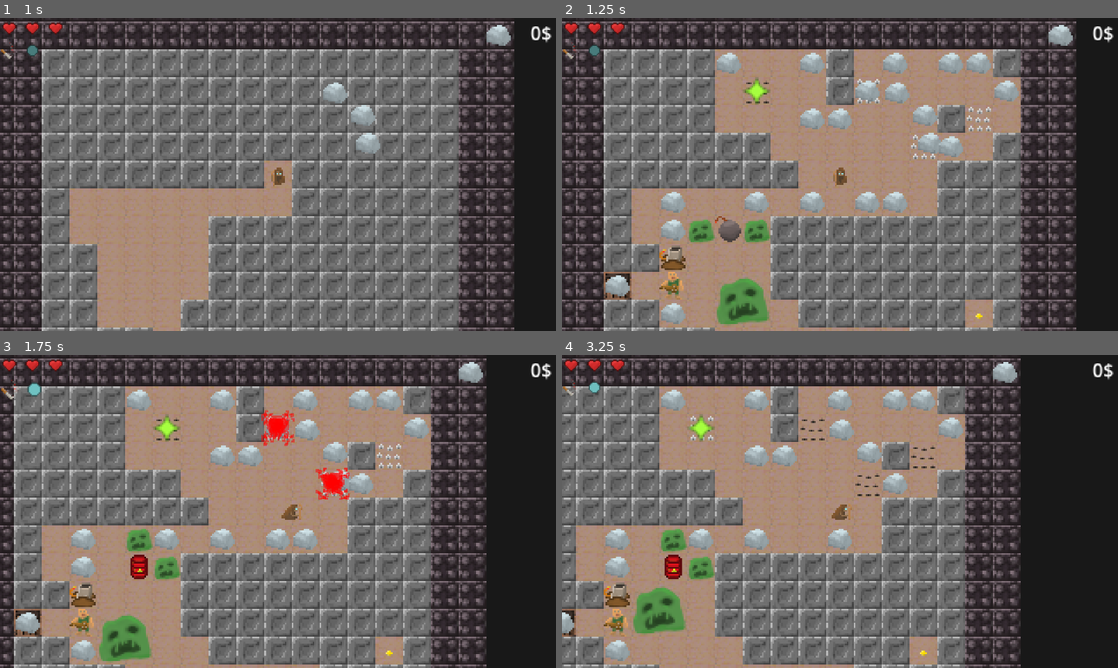
Above: before the commit, frames 1-4 (two rows, left to right).
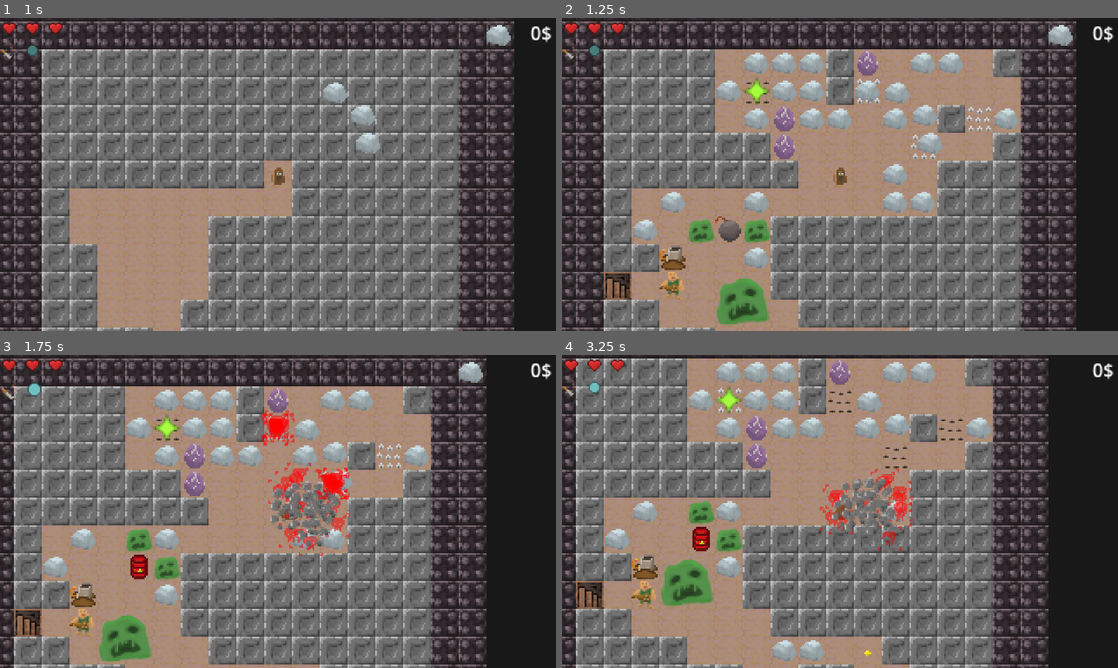
Above: after the commit, the same moments.

Repository: beppep/newDanceMage
Game: Godot game, scene res://scenes/character_select.tscn
Two runs of this game, one before a commit and one after it. Both use one fixed random seed, a clock stepped at 60 frames per second and the inputs below.
Inputs (mouse positions are in pixels of both pictures, inside the frame that each line leads up to):
- Up to frame 1 (1 s): click "START" at 0.5 s
- Up to frame 2 (1.25 s): no input
- Up to frame 3 (1.75 s): move the mouse to (400, 495) at 1.27 s; hold Right (move_right) from 1.28 s (still down); tap Space (move_nowhere) at 1.35 s; click (400, 495) at 1.42 s
- Up to frame 4 (3.25 s): move the mouse to (728, 527) at 2.02 s; release Right (move_right) at 2.03 s; hold S (move_down) 2.03-2.78 s; tap Space (move_nowhere) at 2.1, 2.85 s; move the mouse to (895, 442) at 2.77 s; hold Right (move_right) from 2.78 s (still down)

Frame 1 is identical in both runs. In frame 2, 6.2% of the frame differs, in the area x 7-83%, y 10-99%; in frame 3, 7.8%; in frame 4, 44%, in the area x 0-88%, y 0-100%.

Commit message:
fix excruciating bug awaiting freed script

Diff:
--- a/assets/resources/spells/heal_spell.tres
+++ b/assets/resources/spells/heal_spell.tres
@@ -10,6 +10,7 @@
 name = "Health"
 image = ExtResource("1_hug3k")
 description = "Heal to full and gain a heart."
+dance_length = 3
 spell_script = ExtResource("3_yf3ha")
 temporary = true
 metadata/_custom_type_script = "uid://bol1wrrtmnshn"
--- a/scenes/tutorial_level.tscn
+++ b/scenes/tutorial_level.tscn
@@ -101,7 +101,6 @@
 
 [node name="Player" parent="Units" instance=ExtResource("12_qvjt5")]
 position = Vector2(8, 7)
-fatness = Vector2i(1, 1)
 
 [node name="Camera2D" type="Camera2D" parent="Units/Player"]
 zoom = Vector2(6, 6)
--- a/scripts/main_scene.gd
+++ b/scripts/main_scene.gd
@@ -68,7 +68,9 @@
 func deal_damage_at(location: Vector2i, damage: int = 1, except: Unit = null):
 	var unit = units.get_unit_at(location)
 	if unit and is_instance_valid(unit) and not unit.is_queued_for_deletion() and not unit==except:
+		print("awaiting take dmgs")
 		await unit.take_damage(damage)
+	print("complted deal dmg at")
 
 func get_closest_wall(from: Vector2i, direction: Vector2i, max_range: int = 20):
 	for i in range(1, max_range + 1):
--- a/scripts/map_generation.gd
+++ b/scripts/map_generation.gd
@@ -253,31 +253,6 @@
 	_paint_area(wall_tilemap, visited[0]+Vector2i(-1,0), visited[0]+Vector2i(1,1), -1)
 	_create_unit_at(visited[0], trader_scene) # after putting air
 
-	# ROCKS
-	for i in range(2*MAPSIZE_X**2):
-		random_pos = Vector2i(randi_range(-MAPSIZE_X, MAPSIZE_X), randi_range(-MAPSIZE_Y, MAPSIZE_Y))
-		if (random_pos-PLAYER_SPAWN).length() > 1:
-			_create_unit_at(random_pos, rock_scene)
-
-	# EGGS
-	if MAPSIZE_X>6:
-		random_pos = Vector2i(randi_range(-MAPSIZE_X, MAPSIZE_X), randi_range(-MAPSIZE_Y, MAPSIZE_Y))
-		for i in range(10):
-			random_pos = Vector2i(clamp(random_pos.x + randi_range(-2, 2), -MAPSIZE_X, MAPSIZE_X), clamp(random_pos.y + randi_range(-2, 2), -MAPSIZE_Y, MAPSIZE_Y))
-			if random_pos.length() > 3:
-				_create_unit_at(random_pos, egg_scene)
-
-	# COIN/DIAMOND # nah we random walking now
-	#random_pos = _find_wall(MAPSIZE_X, MAPSIZE_X)
-	#floor_tilemap.set_cell(random_pos, tile_ids["COIN"], Vector2i(0, 0))
-	#wall_tilemap.set_cell(random_pos, -1, Vector2i(0, 0))
-	#for i in range(10):
-	#	var offset = Vector2i(randi_range(-2,2), randi_range(-2,2))
-	#	if not wall_tilemap.get_cell_source_id(random_pos + offset)==tile_ids["OBSIDIAN"]:
-	#		wall_tilemap.set_cell(random_pos+offset, -1, Vector2i(0, 0))
-	#		if randf()<0.5:
-	#			ground_tilemap.set_cell(random_pos+offset, [tile_ids["SPIKES"], tile_ids["NOSPIKES"]].pick_random(), Vector2i(0, 0))
-
 	# RANDOM WALK: DIAMOND -> AIR
 	randomwalk_loc = _find_wall(MAPSIZE_X, MAPSIZE_Y)
 	visited = []
@@ -291,8 +266,34 @@
 		if randf()<0.1: # spike ground
 			ground_tilemap.set_cell(loc, [tile_ids["SPIKES"], tile_ids["NOSPIKES"]].pick_random(), Vector2i(0, 0))
 		wall_tilemap.set_cell(loc, -1, Vector2i(0, 0))
-	floor_tilemap.set_cell(random_pos, tile_ids["COIN"], Vector2i(0, 0))
-	wall_tilemap.set_cell(random_pos, -1, Vector2i(0, 0))
+	floor_tilemap.set_cell(visited[0], tile_ids["COIN"], Vector2i(0, 0))
+	wall_tilemap.set_cell(visited[0], -1, Vector2i(0, 0))
+
+	# ROCKS
+	for i in range(2*MAPSIZE_X**2):
+		random_pos = Vector2i(randi_range(-MAPSIZE_X, MAPSIZE_X), randi_range(-MAPSIZE_Y, MAPSIZE_Y))
+		if (random_pos-PLAYER_SPAWN).length() > 1:
+			_create_unit_at(random_pos, rock_scene)
+
+	# EGGS
+	if MAPSIZE_X>6:
+		random_pos = Vector2i(randi_range(-MAPSIZE_X, MAPSIZE_X), randi_range(-MAPSIZE_Y, MAPSIZE_Y))
+		for i in range(10):
+			random_pos = Vector2i(clamp(random_pos.x + randi_range(-2, 2), -MAPSIZE_X, MAPSIZE_X), clamp(random_pos.y + randi_range(-2, 2), -MAPSIZE_Y, MAPSIZE_Y))
+			if random_pos.length() > 3:
+				_create_unit_at(random_pos, egg_scene)
+
+	# COIN/DIAMOND # nah we random walking now
+	#random_pos = _find_wall(MAPSIZE_X, MAPSIZE_X)
+	#floor_tilemap.set_cell(random_pos, tile_ids["COIN"], Vector2i(0, 0))
+	#wall_tilemap.set_cell(random_pos, -1, Vector2i(0, 0))
+	#for i in range(10):
+	#	var offset = Vector2i(randi_range(-2,2), randi_range(-2,2))
+	#	if not wall_tilemap.get_cell_source_id(random_pos + offset)==tile_ids["OBSIDIAN"]:
+	#		wall_tilemap.set_cell(random_pos+offset, -1, Vector2i(0, 0))
+	#		if randf()<0.5:
+	#			ground_tilemap.set_cell(random_pos+offset, [tile_ids["SPIKES"], tile_ids["NOSPIKES"]].pick_random(), Vector2i(0, 0))
+
 
 	world.all_spike_locations = []
 	for x in range(-MAPSIZE_X, MAPSIZE_X+1):
--- a/scripts/player.gd
+++ b/scripts/player.gd
@@ -10,18 +10,18 @@
 	"res://assets/resources/spells/dash_spell.tres",
 	"res://assets/resources/spells/everything_spell.tres",
 	"res://assets/resources/spells/explode_spell.tres",
-	"res://assets/resources/spells/extra_turn_spell.tres",
-	"res://assets/resources/spells/fireball_spell.tres",
-	"res://assets/resources/spells/freeze_spell.tres",
-	"res://assets/resources/spells/heal_spell.tres",
-	"res://assets/resources/spells/hook_spell.tres",
-	"res://assets/resources/spells/lightning_storm_spell.tres",
-	"res://assets/resources/spells/magnet_spell.tres",
-	"res://assets/resources/spells/random_spell.tres",
-	"res://assets/resources/spells/rock_spell.tres",
-	"res://assets/resources/spells/shield_spell.tres",
-	"res://assets/resources/spells/teleport_spell.tres",
-	"res://assets/resources/spells/wind_spell.tres",
+	#"res://assets/resources/spells/extra_turn_spell.tres",
+	#"res://assets/resources/spells/fireball_spell.tres",
+	#"res://assets/resources/spells/freeze_spell.tres",
+	#"res://assets/resources/spells/heal_spell.tres",
+	#"res://assets/resources/spells/hook_spell.tres",
+	#"res://assets/resources/spells/lightning_storm_spell.tres",
+	#"res://assets/resources/spells/magnet_spell.tres",
+	#"res://assets/resources/spells/random_spell.tres",
+	#"res://assets/resources/spells/rock_spell.tres",
+	#"res://assets/resources/spells/shield_spell.tres",
+	#"res://assets/resources/spells/teleport_spell.tres",
+	#"res://assets/resources/spells/wind_spell.tres",
 ]
 
 @onready var ui_node : MainUI = world.get_node("MainUI")
@@ -119,13 +119,16 @@
 			await get_tree().process_frame # we need to have this line for the tween to work i have no clue
 			# like if you edit a tween on an object thats not ready yet nothing happens
 			ui_node.flash_icon(ui_node.spell_container.get_children()[current_spell_nr].get_children()[0])
-
+			print("await cast")
 			await cast_spell(_to_be_cast[current_spell_nr]) # cast copy
+			# WARNING: if the spell is freed before cast() returns, the whole game will freeze. the only workaround for this is to not use await but instead make custom signals for everything we want to await
+			print("dun cast")
 		current_spell_nr += 1
 
 		_emergency_debugging_frame_limit += 1
 		if _emergency_debugging_frame_limit > 500:
 			print("ERROR::: CASTING OVER 500 SPELLS!??!?!")
+	print("all casts done")
 
 
 func check_recipe_alignment(spell : SpellResource):
@@ -146,7 +149,7 @@
 
 func cast_spell(spell_resource: SpellResource):
 	print("Casting ", spell_resource.name)
-	var spell
+	var spell : Spell
 	var _did_resolve # for temp spells
 	if spell_resource.spell_script: #why would this not happen?
 		spell = spell_resource.spell_script.new()  # instantiate makes a node2D?
@@ -156,11 +159,14 @@
 		print("NO SPELL SCRIPT for ", spell_resource)
 		print("with name ",spell_resource.name)
 	var _emergency_debugging_frame_limit = 0
+	print("stuck?1")
 	while is_instance_valid(spell) and spell in get_children():
+		print("stuck?2")
 		await get_tree().process_frame
 		_emergency_debugging_frame_limit += 1
 		if _emergency_debugging_frame_limit > 500:
 			print("ERROR::: STUCK WAITING FOR CHILD TO DIE")
+	print("stuck?3")
 	print("Done casting",spell_resource.name)
 	if spell_resource.temporary and _did_resolve:
 		spell_book.erase(spell_resource)
--- a/scripts/spells/beamstar_spell.gd
+++ b/scripts/spells/beamstar_spell.gd
@@ -1,9 +1,5 @@
 extends Spell
 
-
-func _ready():
-	super()
-	life_time = 8
 
 func cast(caster: Unit):
 
@@ -12,6 +8,10 @@
 			world.deal_damage_at(caster.location + dloc*(i+1))
 
 		spawn_beam(caster.global_position, dloc, 500, 8, 0.2)
+	life_time = 8
+
+
+
 
 func spawn_beam(pos: Vector2, direction: Vector2, length := 5000, thickness := 20, lifetime := 0.1):
 	# Normalize the direction to avoid scaling issues
--- a/scripts/spells/bomb_spell.gd
+++ b/scripts/spells/bomb_spell.gd
@@ -1,10 +1,6 @@
 extends Spell
 
 @export var bomb_scene: PackedScene = preload("res://scenes/units/Bomb.tscn")
-
-func _ready():
-	super()
-	life_time = 8
 
 func cast(caster: Unit):
 	var target_cell = caster.location + caster.get_facing()
@@ -17,3 +13,5 @@
 		bomb.position = caster.position
 		bomb.location = target_cell
 		bomb.is_tnt_barrel = false
+
+	life_time = 8
--- a/scripts/spells/crystal_spell.gd
+++ b/scripts/spells/crystal_spell.gd
@@ -2,15 +2,12 @@
 
 @export var crystal_scene: PackedScene = preload("res://scenes/units/Crystal.tscn")
 
-func _ready():
-	super()
-	life_time = 8
-
 func cast(caster: Unit):
 	var target_cell = caster.location + caster.get_facing()
 	if world.is_empty(target_cell):
-		while world.is_empty(target_cell + caster.get_facing()):
-			target_cell = target_cell + caster.get_facing()
+		for i in range(10):
+			if world.is_empty(target_cell + caster.get_facing()):
+				target_cell = target_cell + caster.get_facing()
 		var crystal = crystal_scene.instantiate()
 		#rock.position = target_cell*world.TILE_SIZE + Vector2i(0,-100)
 		world.units.add_child(crystal)
@@ -19,6 +16,13 @@
 
 		world.particles.make_cloud(target_cell, "crystal")
 		for offset in [Vector2i.UP, Vector2i.RIGHT, Vector2i.DOWN, Vector2i.LEFT, Vector2i(1,1), Vector2i(1,-1), Vector2i(-1,1), Vector2i(-1,-1)]:
+			#print(offset, "yp", world.units.get_unit_at(target_cell + offset))
+			print(offset, "yp", world.units.get_unit_at(target_cell + offset))
+			print("awaintng dmg at")
 			await world.deal_damage_at(target_cell + offset, 1, caster)
+			print("done dealing")
+		print("dun cast cyst")
+		life_time = 8
 		return true
+	life_time = 8
 	return false
--- a/scripts/spells/dash_spell.gd
+++ b/scripts/spells/dash_spell.gd
@@ -1,9 +1,4 @@
 extends Spell
-
-
-func _ready():
-	super()
-	life_time = 8
 
 
 func cast(caster: Unit):
@@ -15,3 +10,5 @@
 		new_location += direction
 	caster.location = new_location
 	await world.deal_damage_at(new_location + direction)
+
+	life_time = 8
--- a/scripts/spells/explode_spell.gd
+++ b/scripts/spells/explode_spell.gd
@@ -1,11 +1,16 @@
 extends Spell
 
-func _ready():
-	super()
-	life_time = 8
+#func _ready():
+#	super()
+#	life_time = 8 # this is super forbidden. it cancels the whole gane logic
 
 func cast(caster: Unit):
+	world.particles.make_cloud(caster.location, "fire")
 	for offset in [Vector2i.UP, Vector2i.RIGHT, Vector2i.DOWN, Vector2i.LEFT, Vector2i(1,1), Vector2i(1,-1), Vector2i(-1,1), Vector2i(-1,-1)]:
+		print(offset, "yp", world.units.get_unit_at(caster.location + offset))
+		print("awaiting dmg at")
 		await world.deal_damage_at(caster.location + offset)
+		print("done dmg at ", offset)
+	print("dun expl")
 
-	world.particles.make_cloud(caster.location, "fire")
+	life_time = 8
--- a/scripts/spells/extra_turn_spell.gd
+++ b/scripts/spells/extra_turn_spell.gd
@@ -2,9 +2,6 @@
 
 @export var bomb_scene: PackedScene = preload("res://scenes/units/Bomb.tscn")
 
-func _ready():
-	super()
+func cast(caster: Unit):
+	caster.extra_turn += 1
 	life_time = 8
-
-func cast(caster: Unit):
-	caster.extra_turn = 1
--- a/scripts/spells/freeze_spell.gd
+++ b/scripts/spells/freeze_spell.gd
@@ -1,9 +1,5 @@
 extends Spell
 
-
-func _ready():
-	super()
-	life_time = 8
 
 func cast(caster: Unit):
 	for x in [-2,-1,0,1,2]:
@@ -14,3 +10,4 @@
 				target.frozen += 2
 
 	world.particles.make_cloud(caster.location - Vector2i(1,1), "ice", Vector2i(3,3))
+	life_time = 8
--- a/scripts/spells/magnet_spell.gd
+++ b/scripts/spells/magnet_spell.gd
@@ -4,10 +4,6 @@
 
 
 var RANGE = 5
-
-func _ready():
-	super()
-	life_time = 8
 
 func cast(caster: Unit):
 	for x in range(-RANGE,RANGE):
@@ -16,3 +12,5 @@
 			if world.floor_tilemap.get_cell_source_id(location)==2:
 				world.floor_tilemap.set_cell(location, -1, Vector2i(0, 0))
 				caster.coins += 1
+
+	life_time = 8
--- a/scripts/spells/rock_spell.gd
+++ b/scripts/spells/rock_spell.gd
@@ -3,24 +3,6 @@
 @export var rock_scene: PackedScene = preload("res://scenes/units/Rock.tscn")
 
 
-
-#func cast(caster: Unit):
-	#for direction in [Vector2i.UP, Vector2i.RIGHT, Vector2i.DOWN, Vector2i.LEFT]:
-		#var target_cell = caster.location + direction
-		##if world.units.get_unit_at(target_cell):
-		##	world.units.get_unit_at(target_cell).move_in_direction(direction)
-		#world.deal_damage_at(target_cell)
-		#if world.is_empty(target_cell):
-			#world.deal_damage_at(target_cell + direction)
-			#while world.is_empty(target_cell + direction):
-				#target_cell += direction
-				#world.deal_damage_at(target_cell + direction)
-				#
-			## rock
-			#var rock = rock_scene.instantiate()
-			#world.units.add_child(rock)
-			#rock.position = caster.position
-			#rock.location = target_cell
 
 func cast(caster: Unit):
 	var target_cell = caster.location + caster.get_facing()
--- a/scripts/spells/shield_spell.gd
+++ b/scripts/spells/shield_spell.gd
@@ -1,10 +1,6 @@
 extends Spell
-
-
-func _ready():
-	super()
-	life_time = 8
 
 
 func cast(caster: Unit):
 	caster.shield = 1
+	life_time = 8
--- a/scripts/spells/teleport_spell.gd
+++ b/scripts/spells/teleport_spell.gd
@@ -2,10 +2,6 @@
 
 
 var RANGE = 10
-
-func _ready():
-	super()
-	life_time = 8
 
 func cast(caster: Unit):
 	world.particles.make_cloud(caster.location, "ectoplasm")
@@ -18,3 +14,6 @@
 			break
 	caster.location = test_loc
 	world.particles.make_cloud(caster.location, "ectoplasm")
+
+
+	life_time = 8
--- a/scripts/spells/wind_spell.gd
+++ b/scripts/spells/wind_spell.gd
@@ -5,10 +5,6 @@
 
 
 var RANGE = 10
-
-func _ready():
-	super()
-	life_time = 8
 
 func cast(caster: Unit):
 	for direction in [Vector2i.UP, Vector2i.RIGHT, Vector2i.DOWN, Vector2i.LEFT]:
@@ -21,6 +17,8 @@
 				unit.move_in_direction(direction)
 
 		spawn_beam(caster.global_position, direction, 500, 16, 0.2)
+
+	life_time = 8
 
 
 func spawn_beam(pos: Vector2, direction: Vector2, length := 5000, thickness := 20, lifetime := 0.1):
--- a/scripts/unit.gd
+++ b/scripts/unit.gd
@@ -83,8 +83,10 @@
 		health -= amount
 		world.particles.make_cloud(location, "attack_indicator")
 	if health <= 0:
-		if not is_queued_for_deletion():
+		if is_instance_valid(self) and not is_queued_for_deletion():
+			print("awaiting die")
 			await die()
+			print("completed die?")
 
 func is_adjacent_to(to: Vector2i) -> bool:
 	return is_in_range_of(to, 1)
@@ -134,5 +136,6 @@
 	location = loc
 
 func die():
-	print(name, " died a horrible death.")
+	print(name, get_script().get_global_name(), " died a horrible death.")
 	queue_free()
+	print(name, get_script().get_global_name(), " died a horrible death...again")
--- a/scripts/units/rock.gd
+++ b/scripts/units/rock.gd
@@ -17,7 +17,11 @@
 		print("special exf")
 		for offset in [Vector2i.UP, Vector2i.RIGHT, Vector2i.DOWN, Vector2i.LEFT, Vector2i(1,1), Vector2i(1,-1), Vector2i(-1,1), Vector2i(-1,-1)]:
 			#if not world.units.get_unit_at(location + offset) == world.player:
+			print(world.units.get_unit_at(location + offset), " is ", world.units.get_unit_at(location + offset) is Enemy, " a ", Enemy)
 			if world.units.get_unit_at(location + offset) is Enemy:
+				print("awaiting damg other")
 				await world.deal_damage_at(location + offset)
 
+	print("bye")
 	super()
+	print("bye2")
